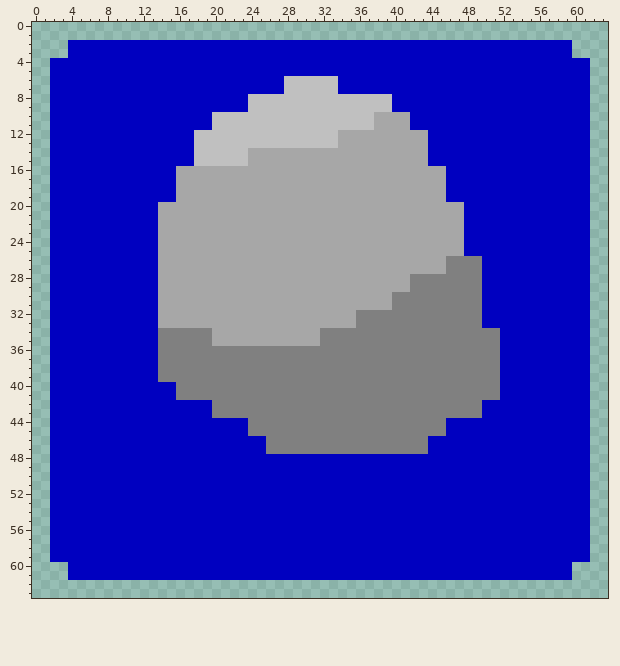
Pixel-art sprite, stored at RPSAttack.gmx/sprites/images/spr_rock_0.png. This is how it looked before the edit.
The file is 64x64 pixels.
The same view after the edit:
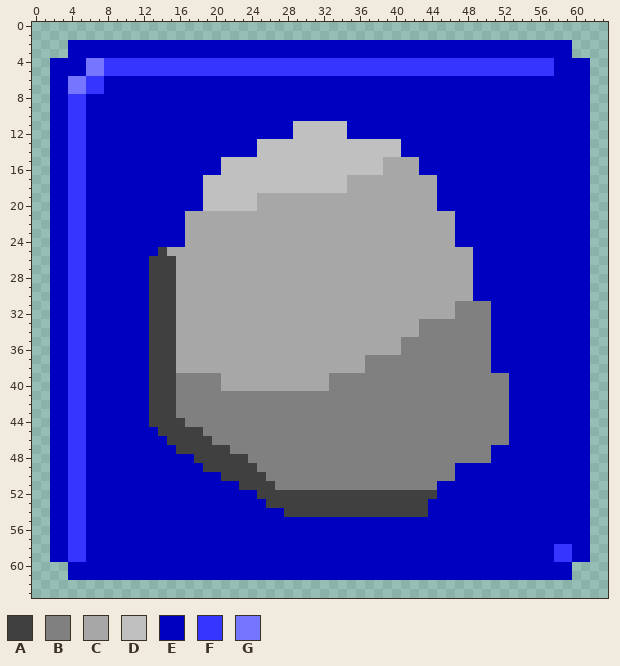
Palette (. is transparent): A #404040  B #808080  C #a7a7a7  D #c0c0c0  E #0000c0  F #3535ff  G #7575ff
Difference:
Changed rows in their new state; - is an unchanged pixel.
first column x 4:
 4 --GGFFFFFFFFFFFFFFFFFFFFFFFFFFFFFFFFFFFFFFFFFFFFFFFFFF--
 5 --GGFFFFFFFFFFFFFFFFFFFFFFFFFFFFFFFFFFFFFFFFFFFFFFFFFF--
 6 GGFF--------------------EEEEEE--------------------------
 7 GGFF--------------------EEEEEE--------------------------
 8 FF------------------EEEEEEEEEEEEEEEE--------------------
 9 FF------------------EEEEEEEEEEEEEEEE--------------------
10 FF--------------EEEEEEEEEEEEEEEEEEEEEE------------------
11 FF--------------EEEEEEEEE------EEEEEEE------------------
12 FF------------EEEEEEEEEEE-----DEEEEEEEEE----------------
13 FF------------EEEEEEE---------DDDDDDDEEE----------------
14 FF------------EEEEEEEDDDDDDDDDDDDDDDDEEE----------------
15 FF------------EEE---DDDDDDDDDDDDDDD----E----------------
16 FF----------EEEEEDDDDDDDDDDDDDDDDDD----EEE--------------
17 FF----------EEEDDDDDDDDDDDDDDDD----------E--------------
18 FF----------EEEDDDDDDDDDDDDDDDD----------E--------------
19 FF----------EEEDDDDDD--------------------E--------------
20 FF--------EEEEEDDDDDD--------------------EEE------------
21 FF--------EEE------------------------------E------------
22 FF--------EEE------------------------------E------------
23 FF--------EEE------------------------------E------------
24 FF--------EEE------------------------------E------------
25 FF--------A---------------------------------C-----------
26 FF-------AAA------------------------------CCCE----------
27 FF-------AAA------------------------------CCCE----------
28 FF-------AAA--------------------------CCCCCCCE----------
29 FF-------AAA--------------------------CCCCCCCE----------
30 FF-------AAA------------------------CCCCCCCCCE----------
31 FF-------AAA------------------------CCCCCCC---B---------
32 FF-------AAA--------------------CCCCCCCCCCC---B---------
33 FF-------AAA--------------------CCCCCCC-------B---------
34 FF-------AAACCCC------------CCCCCCCCCCC--------E--------
35 FF-------AAACCCC------------CCCCCCCCC----------E--------
36 FF-------AAACCCCCCCCCCCCCCCCCCCCCCCCC----------E--------
37 FF-------AAACCCCCCCCCCCCCCCCCCCCC--------------E--------
38 FF-------AAACCCCCCCCCCCCCCCCCCCCC--------------E--------
39 FF-------AAA-----CCCCCCCCCCCC-------------------B-------
40 FF-------AAA-----CCCCCCCCCCCC-------------------B-------
41 FF-------AAA------------------------------------B-------
42 FF-------AAABBBB------------------------------BBB-------
43 FF-------AAABBBB------------------------------BBB-------
44 FF-------AAAABBBBBBB----------------------BBBBBBB-------
45 FF--------AAAAABBBBB----------------------BBBBBBB-------
46 FF---------AAAAABBBBBB------------------BBBBBBBBB-------
47 FF----------AAAAAABBBB------------------BBBBBBB---------
48 FF------------AAAAAABBBBBBBBBBBBBBBBBBBBBBBBBBB---------
49 FF-------------AAAAAABBBBBBBBBBBBBBBBBBBBBB-------------
50 FF---------------AAAAABBBBBBBBBBBBBBBBBBBBB-------------
51 FF-----------------AAAABBBBBBBBBBBBBBBBBB---------------
52 FF-------------------AAAAAAAAAAAAAAAAAAAA---------------
53 FF--------------------AAAAAAAAAAAAAAAAAA----------------
54 FF----------------------AAAAAAAAAAAAAAAA----------------
55 FF------------------------------------------------------
56 FF------------------------------------------------------
57 FF------------------------------------------------------
58 FF----------------------------------------------------FF
59 FF----------------------------------------------------FF
Boxes around the changes in both pictures, in picture pixels (x1, y1, x2, y2):
changed: (68, 58, 554, 562)
changed: (554, 544, 572, 562)
